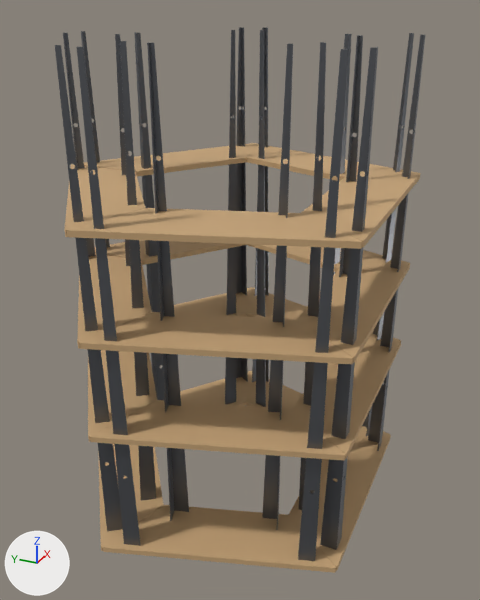
The glTF model public/modelos/mies-pentagono.glb, before and after one commit.
Rendered twice from a camera (50 mm lens) standing at (-2.62, -1.29, 2.25) and looking at (-0.01, -0.11, 0.94). The lights are fixed; the arrows at lower left show +X, +Y and +Z. The first picture is the older version.

In view in the first picture: 'Part1.1_2_17', 'Part1.1_4_5', 'Part1.2_1_22', 'Part1.2_2_16', 'Part1.3_2_15', 'Part1.4_1_20', 'Part1.4_2_14', 'Part2.1_24', 'Part2.1_2_12', 'Part2.1_3_6', 'Part2.1_4_0', 'balda_inf_base.1_1_32', 'balda_inf_base.1_2_34', 'balda_inf_base.1_4_38', 'balda_sup_base.1_1_33', 'balda_sup_base.1_2_35', 'balda_sup_base.1_31', 'balda_sup_base.1_3_37', 'balda_sup_base.1_4_39', 'base.1_2_13' and 20 more.
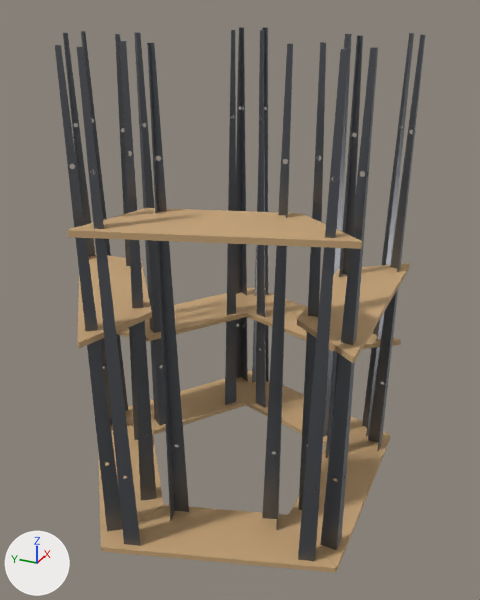
Where the change shows, as pixel boxes (x1, y1, x2, y2) in the pictures (480 x 600 px):
'balda_inf_base.1_2_34', deleted (brown)
    before: (90, 400, 345, 461)
'Part2.1_2_12', deleted (brown)
    before: (80, 312, 353, 364)
'balda_inf_base.1_4_38', deleted (brown)
    before: (293, 341, 401, 459)
'balda_sup_base.1_4_39', deleted (brown)
    before: (301, 173, 420, 248)
'balda_sup_base.1_1_33', deleted (brown)
    before: (65, 164, 145, 237)
'balda_sup_base.1_31', deleted (brown)
    before: (84, 143, 254, 176)
'balda_inf_base.1_1_32', deleted (brown)
    before: (88, 350, 157, 442)
'balda_sup_base.1_3_37', deleted (brown)
    before: (247, 143, 418, 181)
'Part2.1_24', deleted (brown)
    before: (95, 240, 247, 265)
'Part2.1_3_6', deleted (brown)
    before: (247, 244, 409, 272)

Diff of the bpy script that builds the scene:
```diff
--- a/public/modelos/mies-pentagono.glb.py
+++ b/public/modelos/mies-pentagono.glb.py
@@ ob_part2_1_3_6 @@
-ob_part2_1_3_6 = bpy.data.objects.new('Part2.1_3_6', me_part2_1_3_6)
-ob_part2_1_3_6.location = (-0.004, -0.795, 1.2)
@@ ob_part2_1_2_12 @@
-ob_part2_1_2_12 = bpy.data.objects.new('Part2.1_2_12', me_part2_1_2_12)
-ob_part2_1_2_12.location = (-0.004, -0.795, 1.2)
@@ ob_part2_1_24 @@
-ob_part2_1_24 = bpy.data.objects.new('Part2.1_24', me_part2_1_24)
-ob_part2_1_24.location = (-0.004, -0.795, 1.2)
@@ ob_balda_sup_base_1_31 @@
-ob_balda_sup_base_1_31 = bpy.data.objects.new('balda_sup_base.1_31', me_balda_sup_base_1_31)
-ob_balda_sup_base_1_31.location = (-0.004, -0.795, 1.2)
@@ ob_balda_inf_base_1_1_32 @@
-ob_balda_inf_base_1_1_32 = bpy.data.objects.new('balda_inf_base.1_1_32', me_balda_inf_base_1_1_32)
-ob_balda_inf_base_1_1_32.location = (-0.004, -0.795, 1.2)
@@ ob_balda_sup_base_1_1_33 @@
-ob_balda_sup_base_1_1_33 = bpy.data.objects.new('balda_sup_base.1_1_33', me_balda_sup_base_1_1_33)
-ob_balda_sup_base_1_1_33.location = (-0.004, -0.795, 1.2)
@@ ob_balda_inf_base_1_2_34 @@
-ob_balda_inf_base_1_2_34 = bpy.data.objects.new('balda_inf_base.1_2_34', me_balda_inf_base_1_2_34)
-ob_balda_inf_base_1_2_34.location = (-0.004, -0.795, 1.2)
@@ ob_balda_sup_base_1_3_37 @@
-ob_balda_sup_base_1_3_37 = bpy.data.objects.new('balda_sup_base.1_3_37', me_balda_sup_base_1_3_37)
-ob_balda_sup_base_1_3_37.location = (-0.004, -0.795, 1.2)
@@ ob_balda_inf_base_1_4_38 @@
-ob_balda_inf_base_1_4_38 = bpy.data.objects.new('balda_inf_base.1_4_38', me_balda_inf_base_1_4_38)
-ob_balda_inf_base_1_4_38.location = (-0.004, -0.795, 1.2)
@@ ob_balda_sup_base_1_4_39 @@
-ob_balda_sup_base_1_4_39 = bpy.data.objects.new('balda_sup_base.1_4_39', me_balda_sup_base_1_4_39)
-ob_balda_sup_base_1_4_39.location = (-0.004, -0.795, 1.2)
```
